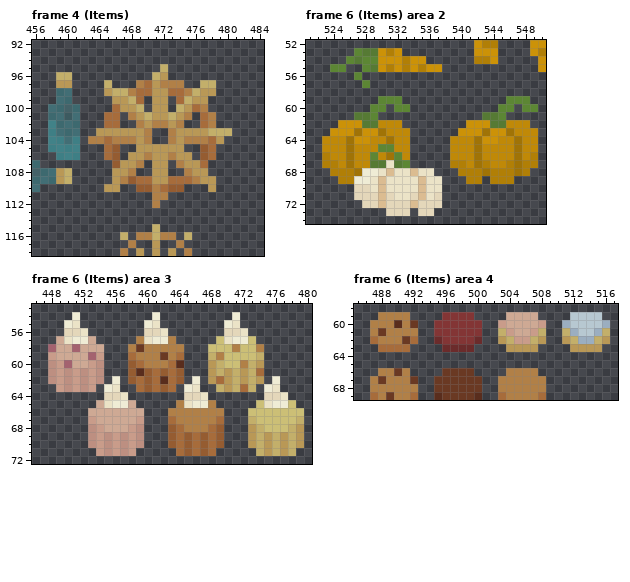
One commit to this pixel-art file: Assets/Aseprite Files/Tower Tiles.aseprite. Above, as it was before the edit.
640x360 pixels, 17 frames. Colours within 5 levels of each other are drawn and written as one. Shown: frame 4 (Items): x 456..484, y 92..118; frame 6 (Items) area 2: x 521..550, y 52..74; frame 6 (Items) area 3: x 446..480, y 53..72; frame 6 (Items) area 4: x 485..517, y 58..69. The commit also changed other frames or places, which this record leaves out.
Now the later version:
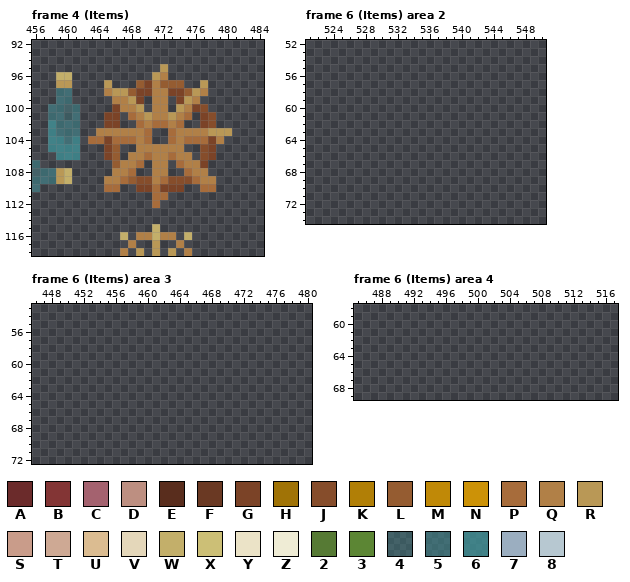
Palette (. is transparent): A #6b2b2b  B #833535  C #a4626f  D #bd8f81  E #592d1d  F #6a3923  G #7b4327  H #a07306  J #864d2b  K #b17f06  L #955c31  M #c08907  N #cc9207  P #a76c3b  Q #b18047  R #b99856  S #c99c8a  T #cea994  U #dbbc91  V #e4d7ba  W #c3af6a  X #ccbf76  Y #ebe3c7  Z #efecd5  2 #567a34  3 #5c8634  4 #3f949b56  5 #3f949b81  6 #3f949bc1  7 #9baec0  8 #b7c8d1
The exact change:
Changed rows in their new state; - is an unchanged pixel.
Frame 4 (Items), layer "Items/Navigation_Items":
first column x 463:
 95 ---------R--------
 96 --------RQ--------
 97 --R---LGQLLL--R.--
 98 --QRRLGGQQGGLRQ.--
 99 ---QQRG-QQ-GRQ.---
100 ---GQQR-QQ-RQGJ---
101 --GG-PQRQQRQP-GJ--
102 --GG--PQPPQP--GJ--
103 -QQQQQQP--PQQQQRRR
104 PPGPPPQP--PQPPPGQ-
105 --G---QQQQQQ--JG--
106 --G--QQPQQPQQ-JG--
107 ----QQP-QQ-PQQG---
108 ---QQP--QQ--PQQ---
109 --QQP-JJQPJJJPQQ--
110 --PP--GGPGGG--PP--
111 --------PP--------
112 --------P---------
Frame 6 (Items) area 2, layer "Items/Construction_Items":
first column x 523:
52 -------------------...----..
53 ----......---------...----..
54 ---..........------...-----.
55 -..--..........------------.
56 ----.-----------------------
57 -----.----------------------
59 -------...-------------...--
60 ------..-..-----------..-..-
61 ----...-------------...-----
62 --........--------........--
63 -..........------..........-
64 ...........-----...........-
65 ...........-----...........-
66 ...........-----...........-
67 ...........-----...........-
68 -.............---.........--
69 --.............---..-...----
70 ----...........-------------
71 ----...........-------------
72 -----..........-------------
73 --------...-..--------------
Frame 6 (Items) area 3, layer "Items/Construction_Items":
first column x 448:
54 ---.---------.---------.--------
55 --..--------..--------..--------
56 --...-------...-------...-------
57 -.....-----.....-----.....------
58 .......---.......---.......-----
59 .......---.......---.......-----
60 .......---.......---.......-----
61 .......---.......---.......-----
62 .......-.-.......-.-.......-.---
63 -.....-..--.....-..--.....-..---
64 -------...-------...-------...--
65 ------.....-----.....-----.....-
66 -----.......---.......---.......
67 -----.......---.......---.......
68 -----.......---.......---.......
69 -----.......---.......---.......
70 -----.......---.......---.......
71 ------.....-----.....-----.....-
Frame 6 (Items) area 4, layer "Items/Construction_Items":
first column x 487:
59 -....----....----....----....-
60 ......--......--......--......
61 ......--......--......--......
62 ......--......--......--......
63 -....----....----....----....-
66 -....----....----....---------
67 ......--......--......--------
68 ......--......--......--------
69 ......--......--......--------
